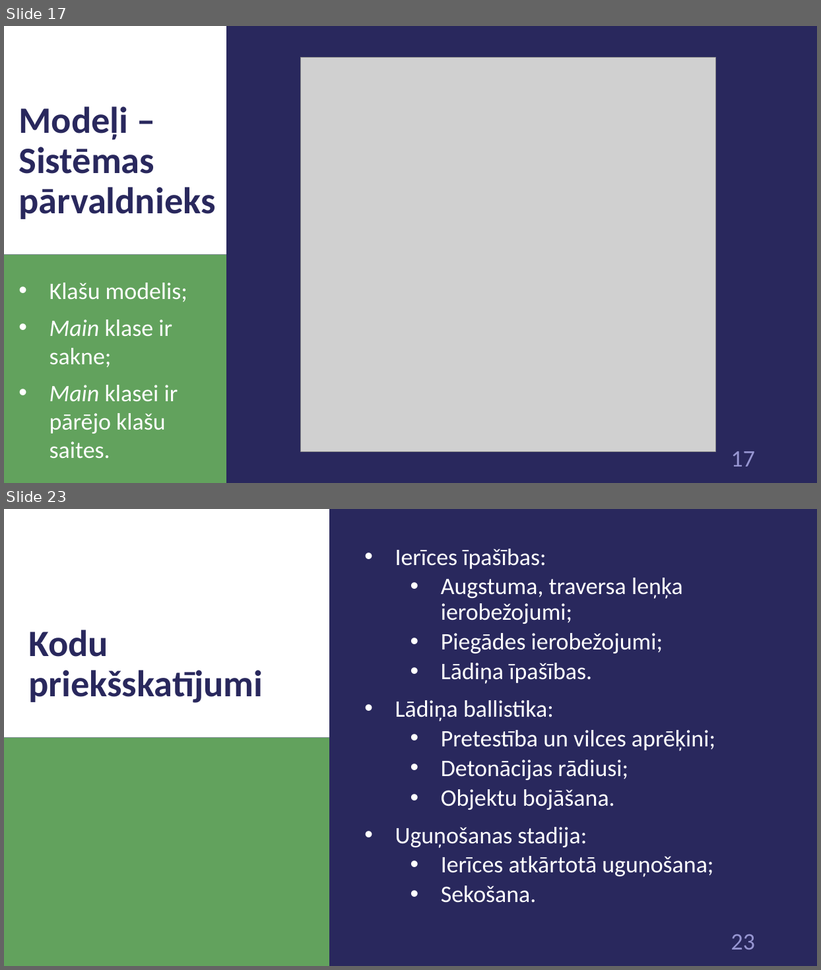
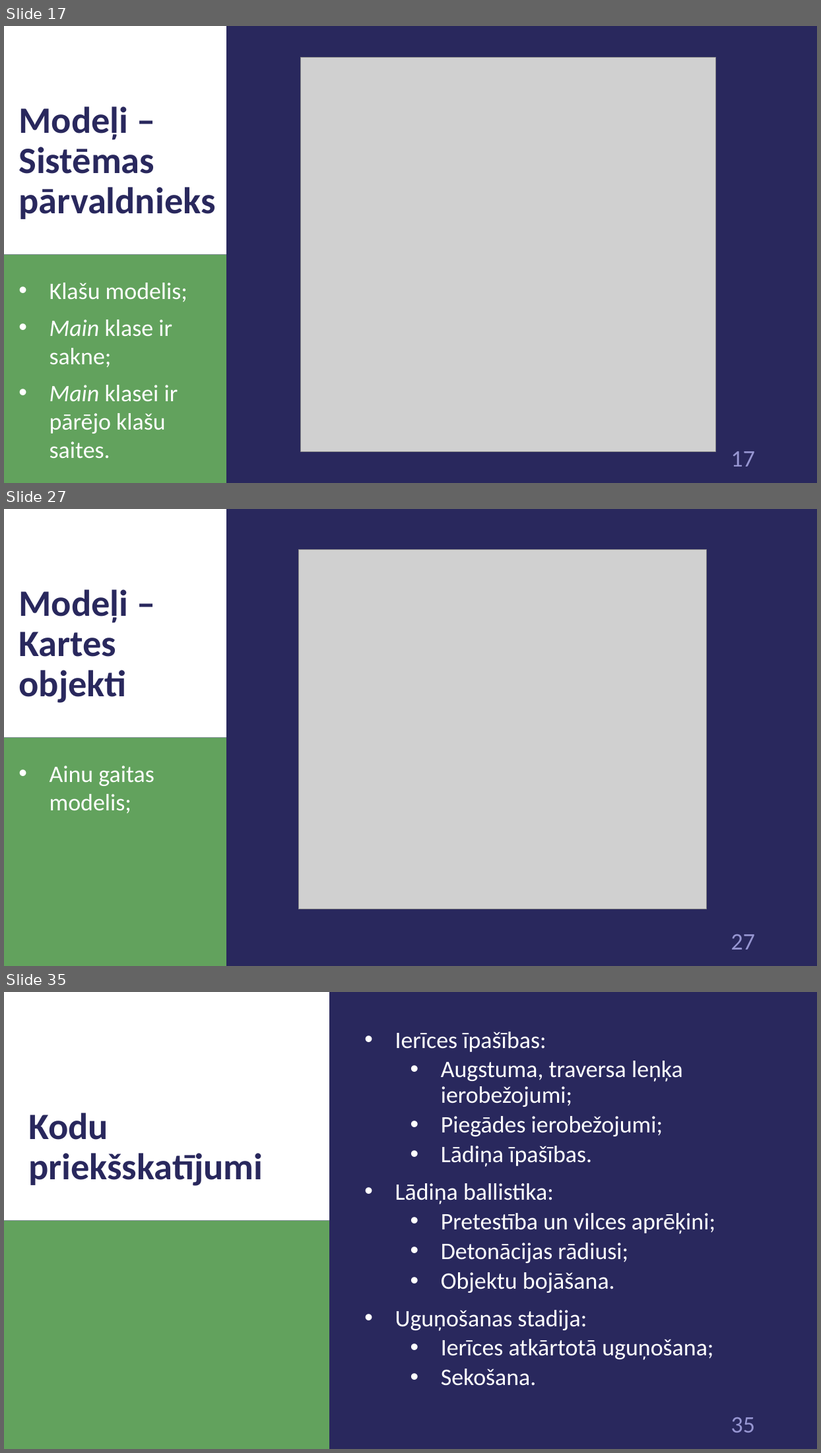
Before and after one commit to 1ivyatan/drumstalotajs, a slide deck: Documentation/Prezentācija.pptx. Shown one above the other, each under a label of ours: slides 17 and 23 before the commit, slides 17, 27 and 35 after it; the slides between them are not shown. The pictures are 821x970 and 821x1453 pixels, drawn with LibreOffice and Linux fonts; fonts in the diff are those of the drawing; grey boxes stand for pictures. Boxes give left, top, right and bottom in pixels: in the first picture for what was removed or moved away, otherwise in the second. Text is boxed around its words. In the diff, an @@ line names an element or a change of style, - is before the commit and + after.

Commit message:
add model images

```diff
--- a/Documentation/Prezentācija.pptx
+++ b/Documentation/Prezentācija.pptx
@@ slide 27 added at [4,509,817,966], background #29285D; not listed: 3 template elements that a slide beside it also shows @@
@@ picture added at [298,549,707,910] @@
@@ title added at [19,590,128,703], 44 pt, text #29285D, bold @@
+Modeļi – Kartes objekti
@@ text added at [50,766,154,814], 28 pt, text #FFFFFF @@
+• Ainu gaitas modelis;
@@ what was slide 23 is now slide 35 @@
@@ page number at [731,1418,755,1433]: text changed @@
-23
+35
```
Also in this commit, not shown: 4 slides changed, 12 other slides added, 1 slide removed.
